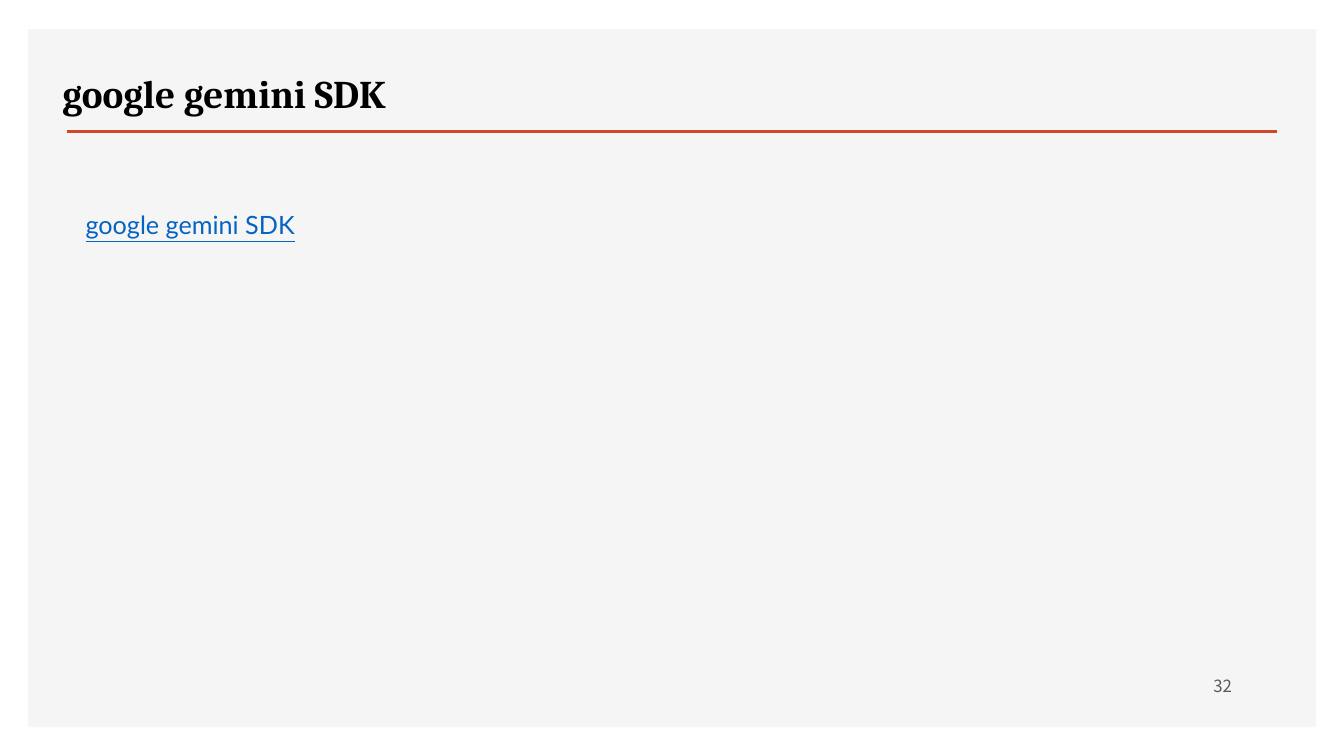
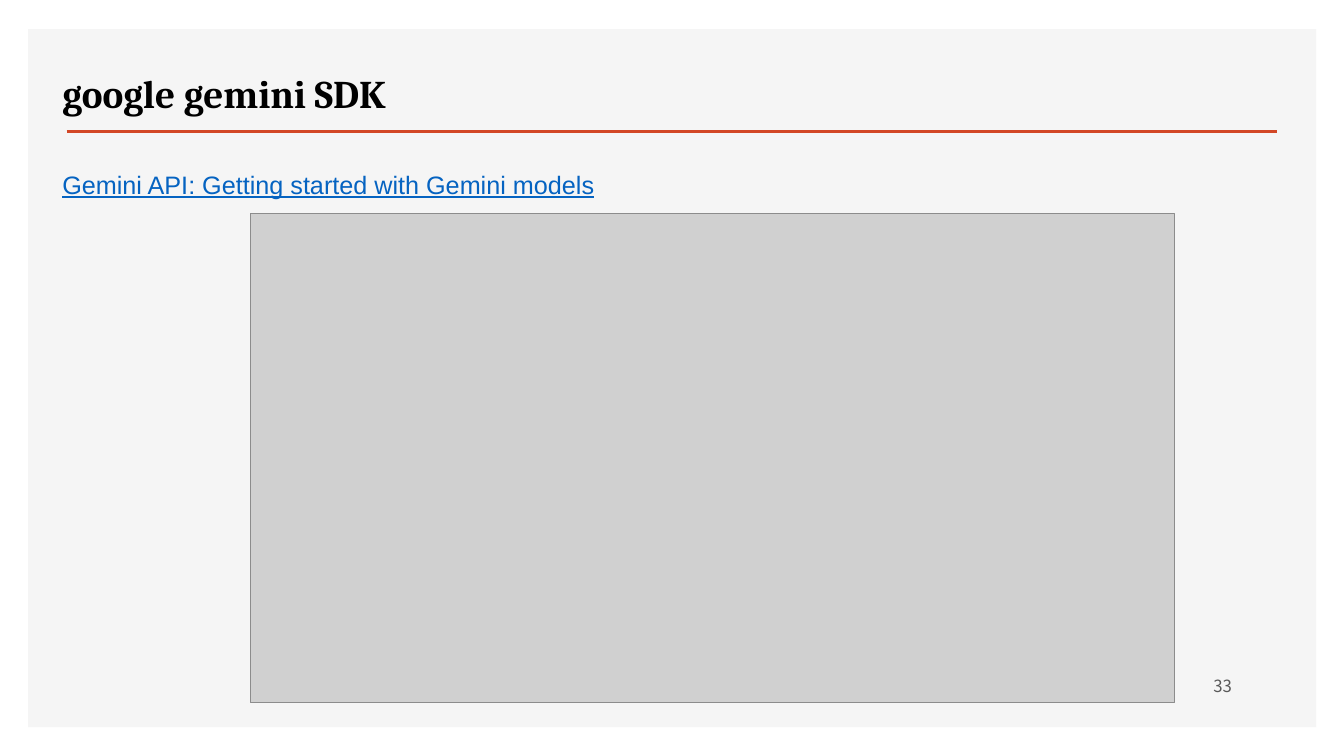
Before and after one commit to ancestor9/2026_Fall_AI-Workflow, a slide deck: slide 33 of PPTs/01_What is AI Workflow.pptx (slide 32 before the commit). Drawn at 1344x756 pixels with LibreOffice and Linux fonts; fonts in the diff are those of the drawing; grey boxes stand for pictures; background and template pictures are left out. Boxes give left, top, right and bottom in pixels: in the first picture for what was removed or moved away, otherwise in the second. Text is boxed around its words. In the diff, an @@ line names an element or a change of style, - is before the commit and + after.

```diff
--- a/PPTs/01_What is AI Workflow.pptx
+++ b/PPTs/01_What is AI Workflow.pptx
@@ text added at [62,175,594,199], 18 pt, text #0563C1, underline @@
+Gemini API: Getting started with Gemini models
@@ text removed at [86,215,294,239] @@
-google gemini SDK
@@ picture added at [250,214,1175,703] @@
@@ page number at [1213,679,1232,692]: text changed @@
-32
+33
```
Also in this commit, not shown: 1 slide added.
